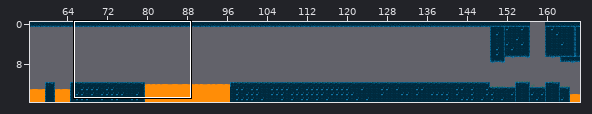
Tiled map, stored at Assets/levels/demo1.tmx. The first picture is a wide view before the edit; the outline marks the close-up.
Close-up. As it was:
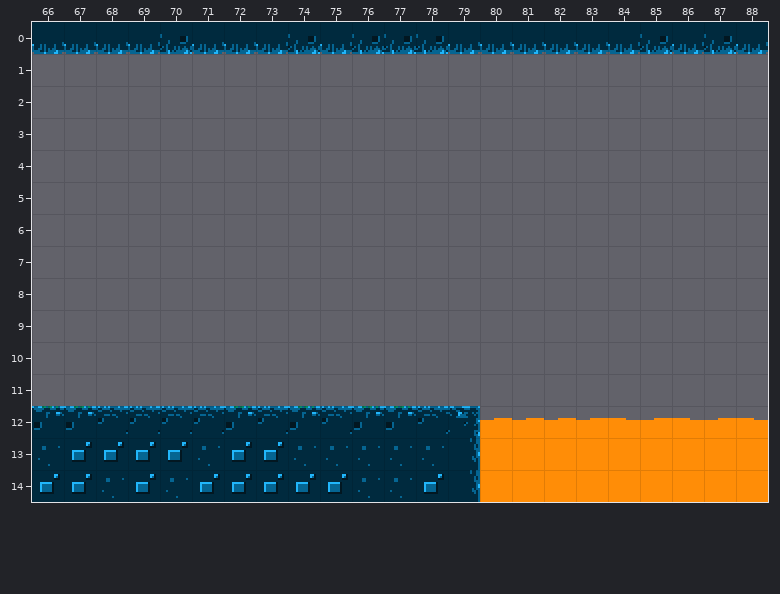
Cells are 16x16 px. Shown: x 66..88, y 0..14. The commit also changed other parts of the map, which this record leaves out.
The result:
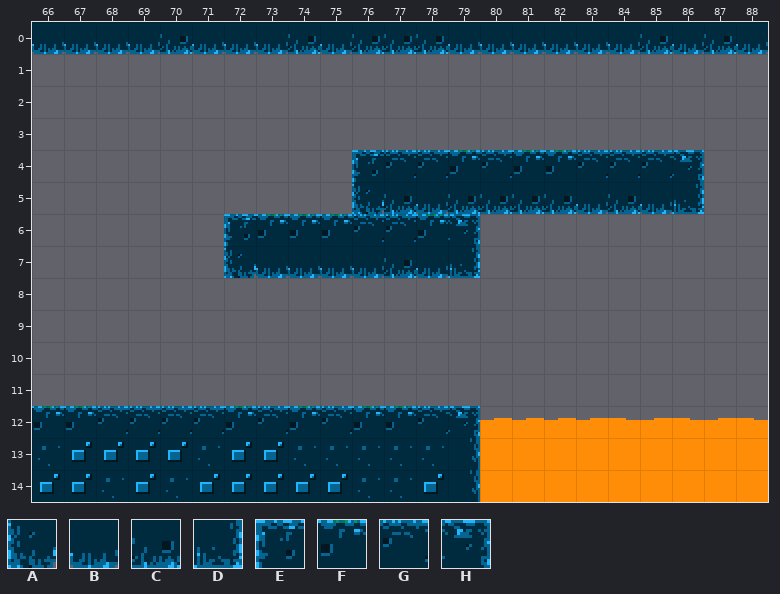
Key: from "grotto_escape": A 0, B 1, C 2, D 3, E 24, F 25, G 26, H 27.
_ is an empty cell, . an unchanged one.
From old to new:
--- layer "ground"
@@ x 72..86 @@
- 4 ....___________
- 5 ....___________
- 6 ________.......
- 7 ________.......
+ 4 ....EGGFGFFGGGH
+ 5 ....ACBCCCCBCBD
+ 6 EFFFGGFH.......
+ 7 ABBBBCBD.......
Changed places in both close-ups, as pixel boxes (x1, y1, x2, y2):
added: (224, 150, 704, 278)
